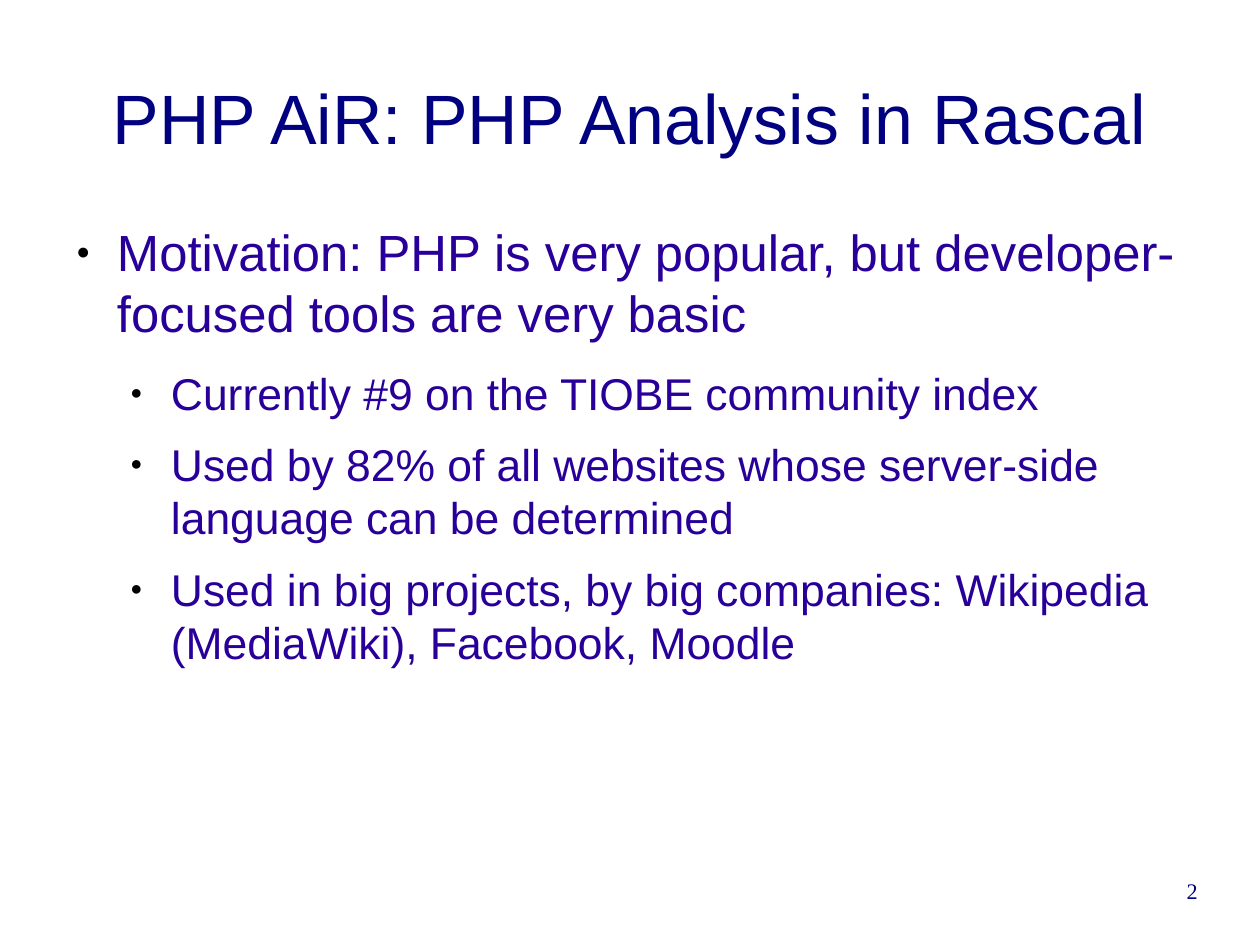
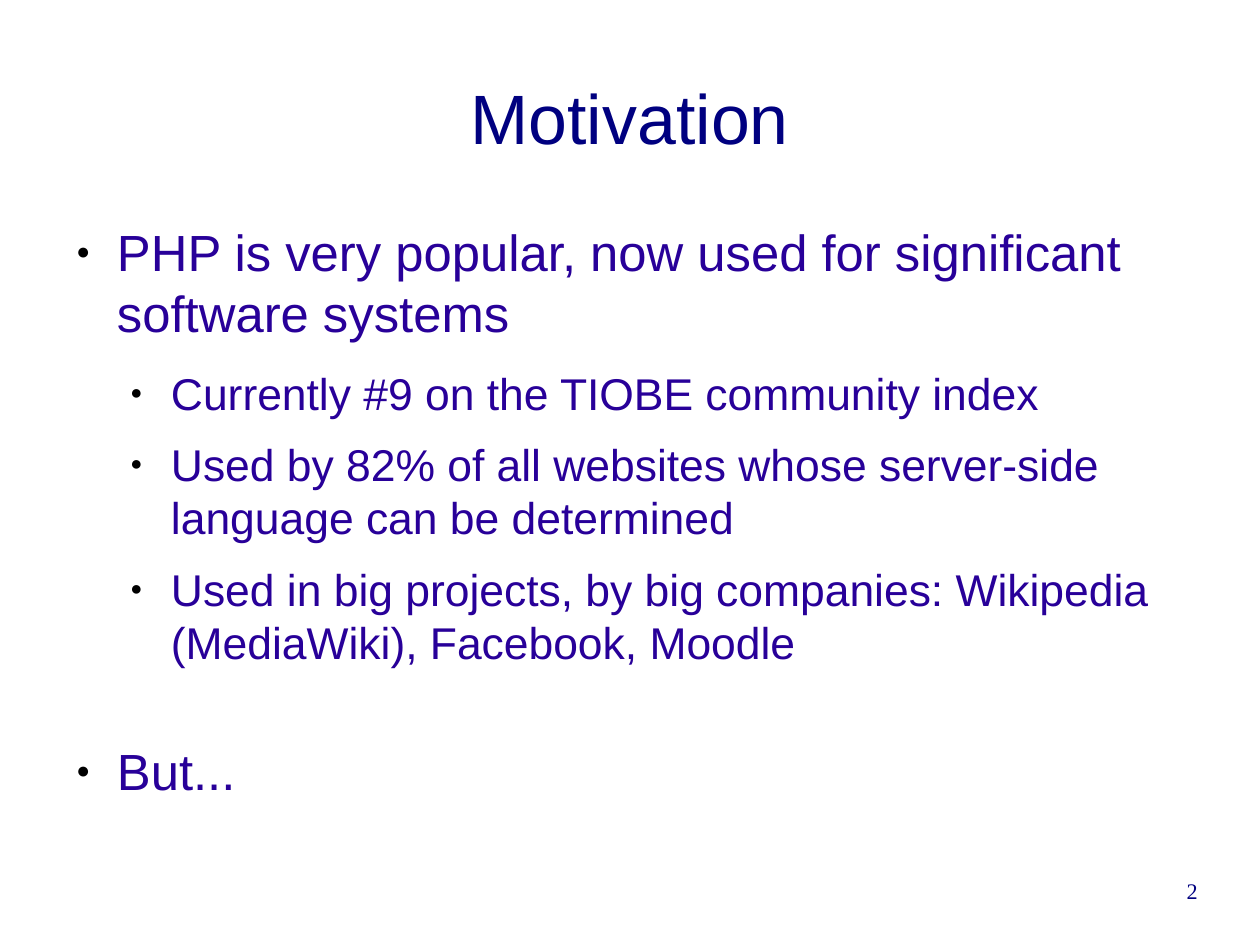
Before and after one commit to cwi-swat/rascal-course-pldi-2015, a slide deck: slide 2 of presentations/PHP-analysis.odp. Drawn at 1260x945 pixels with LibreOffice and Linux fonts; fonts in the diff are those of the drawing; background and template pictures are left out. Boxes give left, top, right and bottom in pixels: in the first picture for what was removed or moved away, otherwise in the second. Text is boxed around its words. In the diff, an @@ line names an element or a change of style, - is before the commit and + after.

```diff
--- a/presentations/PHP-analysis.odp
+++ b/presentations/PHP-analysis.odp
@@ title at [471, 93, 789, 145]: text changed @@
-PHP AiR: PHP Analysis in Rascal
+Motivation
@@ text at [117, 234, 1121, 343]: text changed @@
-● Motivation: PHP is very popular, but developer-focused tools are very basic
+● PHP is very popular, now used for significant software systems
@@ text at [117, 755, 235, 791]: paragraph added @@
+● But...
```
Also in this commit, not shown: 5 other slides changed, 16 slides added, 9 slides removed, 1 other file.
